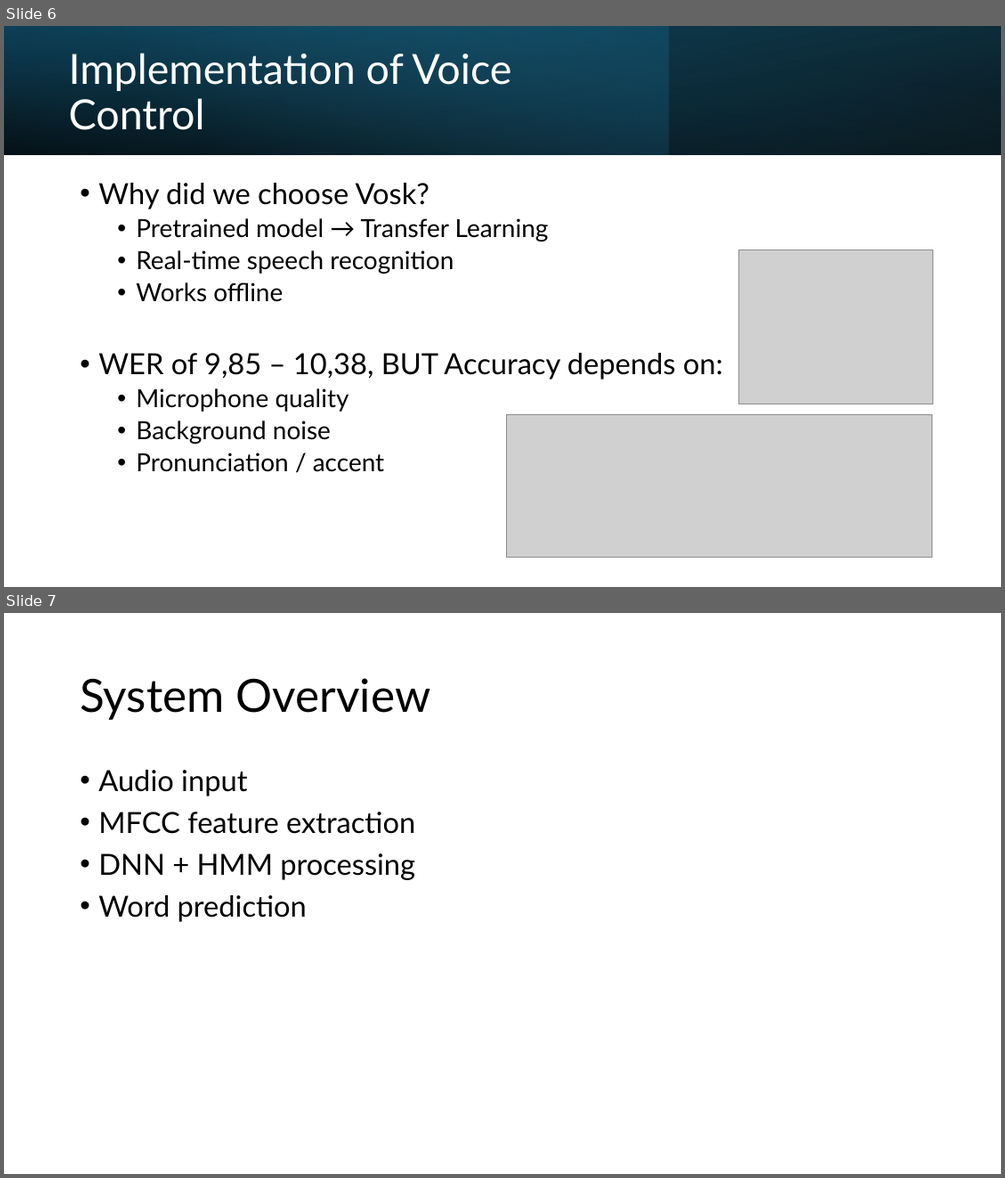
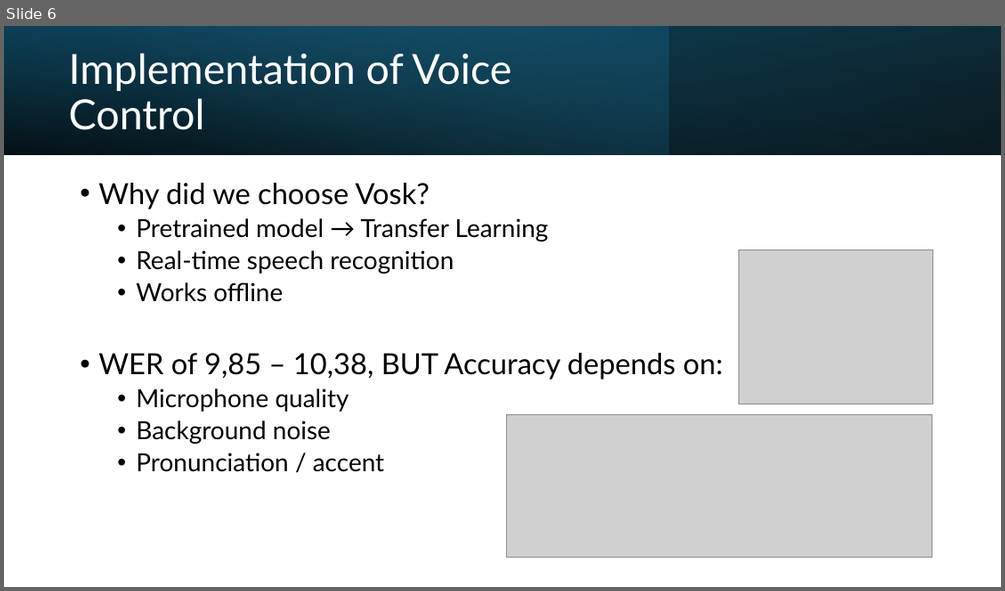
Before and after one commit to K1-mbf/Scibio_final_project, a slide deck: presentation.pptx. Shown one above the other, each under a label of ours: slides 6 and 7 before the commit, slide 6 after it. The pictures are 1005x1178 and 1005x591 pixels, drawn with LibreOffice and Linux fonts; fonts in the diff are those of the drawing; grey boxes stand for pictures. Boxes give left, top, right and bottom in pixels: in the first picture for what was removed or moved away, otherwise in the second. Text is boxed around its words. In the diff, an @@ line names an element or a change of style, - is before the commit and + after.

```diff
--- a/presentation.pptx
+++ b/presentation.pptx
@@ slide 7 removed at <box>4,613,1001,1174</box>, background #FFFFFF @@
@@ title removed at <box>80,678,431,720</box> @@
-System Overview
@@ text removed at <box>98,770,415,922</box> @@
-• Audio input
-• MFCC feature extraction
-• DNN + HMM processing
-• Word prediction
```
Also in this commit, not shown: 5 slides changed, 5 slides added, 1 other slide removed.
